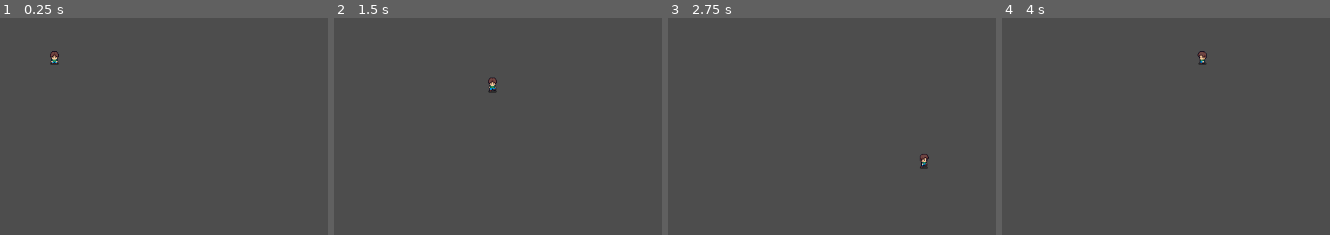
Above: before the commit, frames 1-4 (left to right).
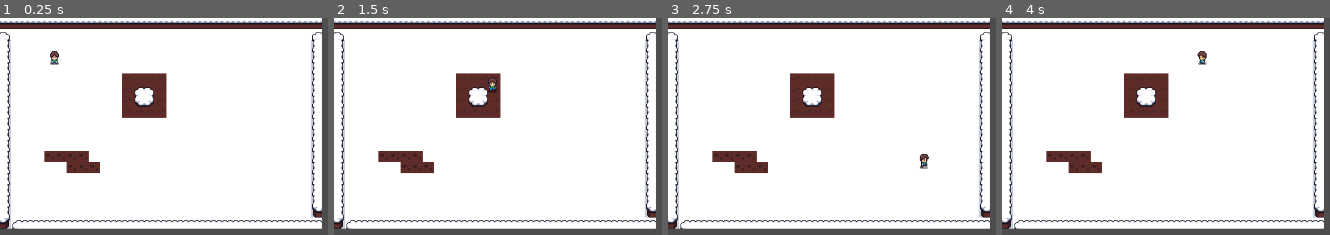
Above: after the commit, the same moments.

Repository: PyMedic/multiplayer-survival-game
Game: Godot game, scene res://main.tscn
Same seed, same stepped clock (60 frames per second), same inputs: the game is played once before the commit and once after it. Before the commit the project starts from res://player.tscn.
Inputs:
- Up to frame 1 (0.25 s): no input
- Up to frame 2 (1.5 s): tap Enter at 0.5 s; hold D (ui_right) 0.53-1.28 s; tap Space at 1.25 s; hold S (ui_down) from 1.28 s (still down)
- Up to frame 3 (2.75 s): release S (ui_down) at 2.03 s; hold D (ui_right) from 2.03 s (still down)
- Up to frame 4 (4 s): release D (ui_right) at 2.78 s; hold W (ui_up) 2.78-3.53 s; hold A (ui_left) from 3.53 s (still down)

The runs differ from the first frame. In frame 1, 95% of the frame differs, in the area x 0-99%, y 0-98%; in frame 2, 95%; in frame 3, 95%; in frame 4, 95%.

Commit message:
Attached the Player scene and MainWorld scene under the Main scene. Changed the project settings to set the Main Scene as the project scene. When you run the Godot Project, it will now display botht the main character and the game world background.

Diff:
--- a/client/multiplayer-survival-game/main.tscn
+++ b/client/multiplayer-survival-game/main.tscn
@@ -1,3 +1,10 @@
 [gd_scene format=3 uid="uid://seworxwb8ahl"]
 
+[ext_resource type="PackedScene" uid="uid://dc63gb0janmwd" path="res://main_world.tscn" id="1_ig7tw"]
+[ext_resource type="PackedScene" uid="uid://bof7ou3mxpv81" path="res://player.tscn" id="2_0xm2m"]
+
 [node name="Main" type="Node2D" unique_id=1517795432]
+
+[node name="MainWorld" parent="." unique_id=1723589587 instance=ExtResource("1_ig7tw")]
+
+[node name="Player" parent="." unique_id=1239112921 instance=ExtResource("2_0xm2m")]
--- a/client/multiplayer-survival-game/project.godot
+++ b/client/multiplayer-survival-game/project.godot
@@ -11,7 +11,7 @@
 [application]
 
 config/name="Multiplayer-Survival-Game"
-run/main_scene="uid://bof7ou3mxpv81"
+run/main_scene="uid://seworxwb8ahl"
 config/features=PackedStringArray("4.6", "GL Compatibility")
 config/icon="res://icon.svg"
 
